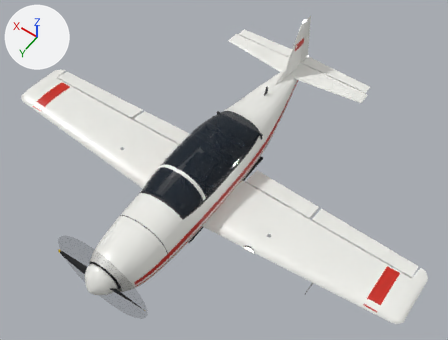
An edit to the glTF model assets/models/plane_body.glb, drawn before and after from the same camera.
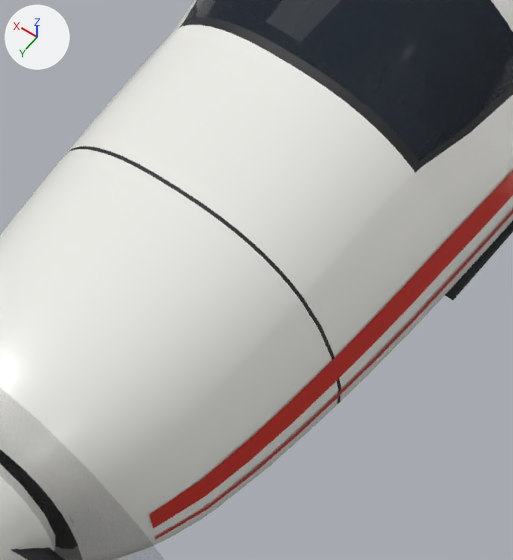
The first picture shows the older version from a 50 mm lens placed at (-4.16, 5.12, 9.41), pointed at (-0.26, -0.34, 0.83). The close-ups show the older and then the newer version on the part from 24% to 45% of the width and 55% to 85% of the height of that picture. Only the edits that show in the close-ups are written down. Every picture has the same lights, and +X, +Y and +Z are marked at upper left. Where no turn or scale is listed for an object, it has been applied to the vertices. Vertices at exactly the same position are counted once.

Objects in the first close-up: 'PlaneBody', 'PropDisc', 'Propeller', 'Stripes'.
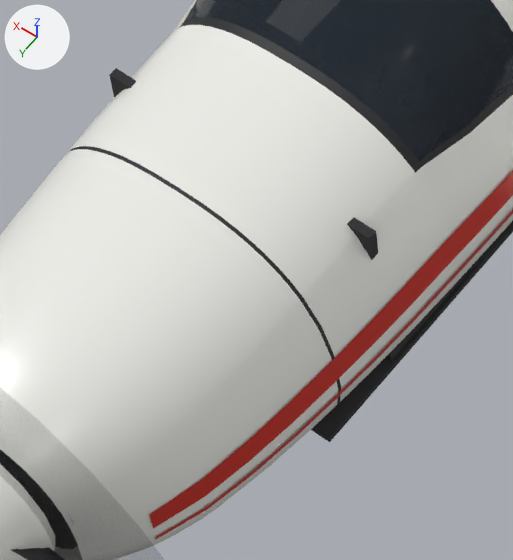
Location of each change, (x1, y1, x2, y2) in pixels of the close-ups (513 x 560 px; the box of a moved part takes in the faces that stretch with it):
part 1 of me_planebody, added
    after: (109, 68, 378, 260)
part 2 of me_planebody, added (mostly hidden)
    after: (386, 262, 476, 361)
part 3 of me_planebody, moved or reshaped
    before: (445, 221, 513, 300)
    after: (311, 221, 513, 442)

Diff of the bpy script that builds the scene:
```diff
--- a/assets/models/plane_body.glb.py
+++ b/assets/models/plane_body.glb.py
@@ me_planebody @@
 # used by ob_planebody; location = (0.0, 0.0, 0.0)
-me_planebody.from_pydata(...)  # 3095 vertices, 5900 faces; spans x -1.52..1.52, y -3.61..2.44, z -0.09..2.08
+me_planebody.from_pydata(...)  # 3215 vertices, 6112 faces; spans x -1.52..1.52, y -3.63..2.44, z -0.09..2.1
+# me_planebody part 1: a new loose piece, a box spanning x -0.49..0.49, y 1.285..1.315, z 0.45..1.15, in mat_interior (black #27272a)
+# me_planebody part 2: a new loose piece, a box spanning x -0.515..-0.485, y 0.89..1.31, z 0.46..0.78, in mat_interior (black #27272a)
+# me_planebody part 3: 27 vertices moved from x -0.53..0.53, y 0.9..1.02, z 0.46..0.97 to x -0.53..0.53, y 0.9..1.62, z 0.46..0.98; 9 vertices removed from x -0.36..0.3, y 0.9..0.91, z 0.94..0.97; 25 vertices added at x -0.37..0.37, y 0.9..0.91, z 0.93..0.98
+# other edits to the shape of me_planebody do not show in these pictures
 me_planebody.materials.append(mat_paint)
```
